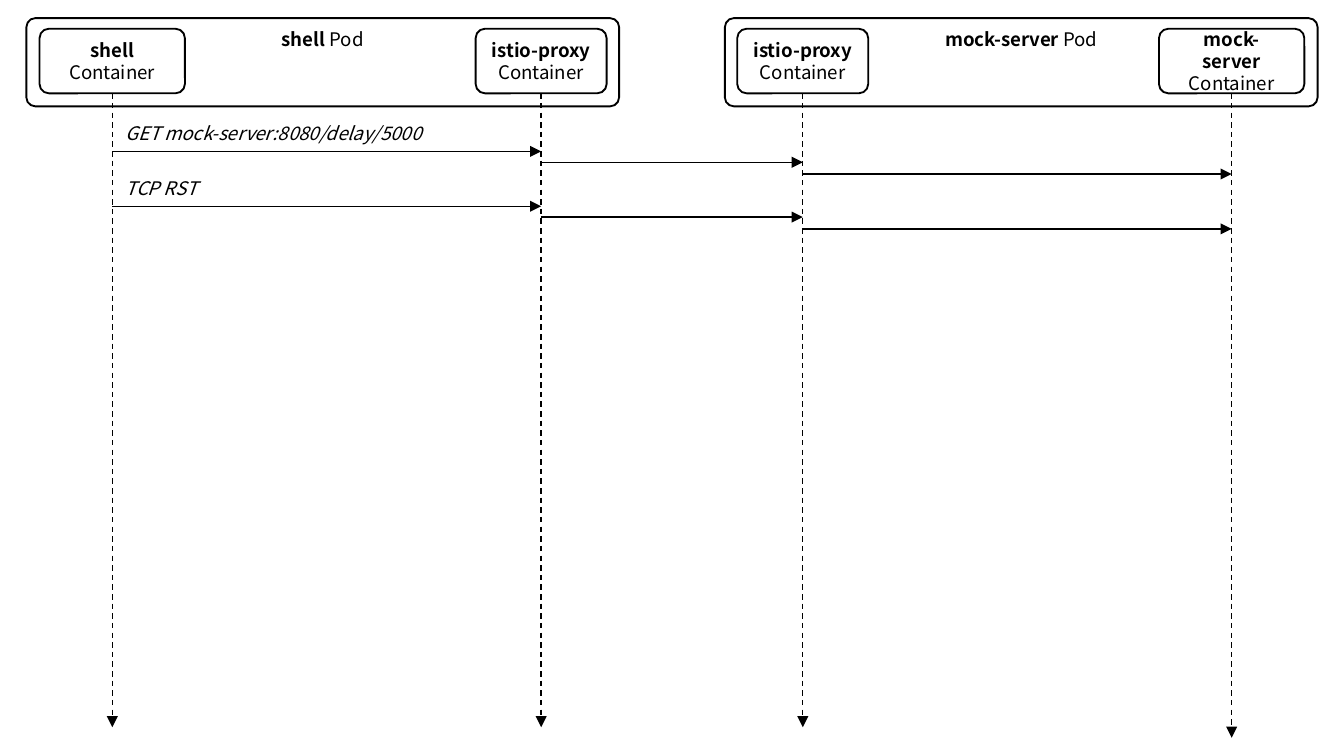
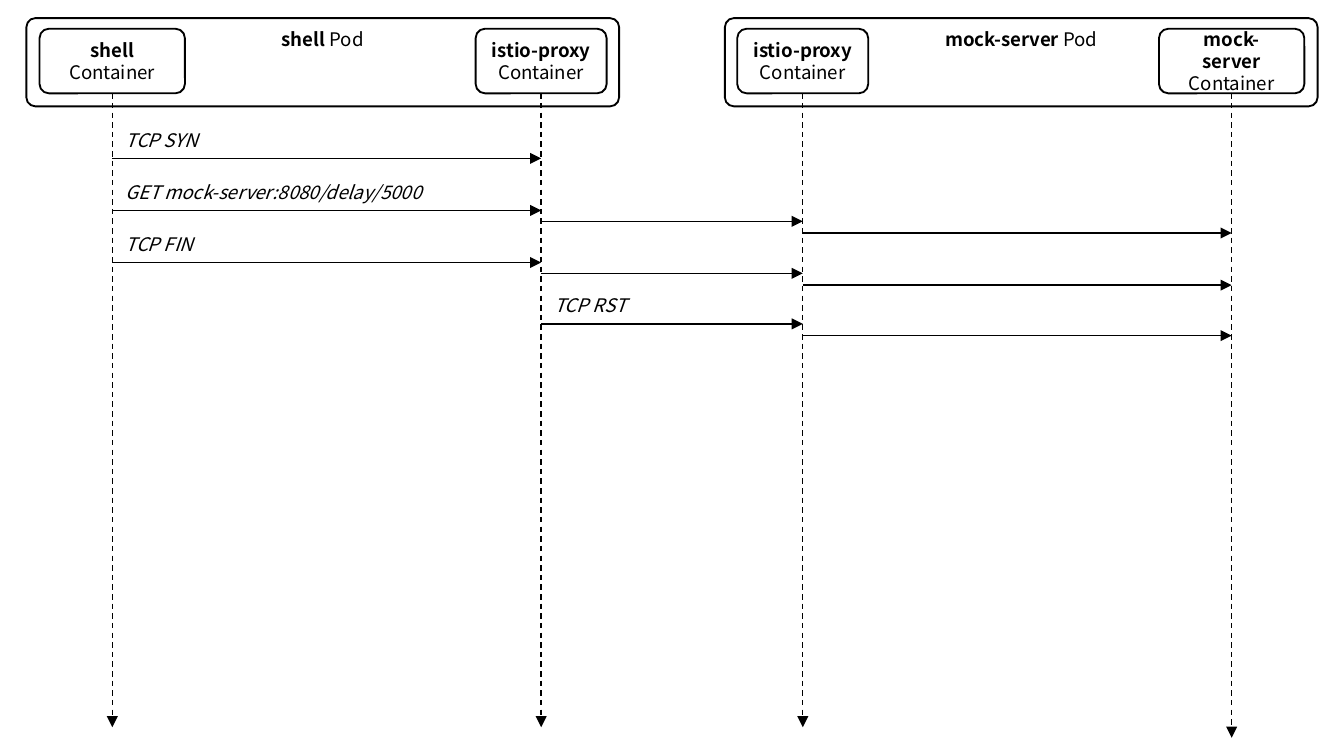
Before and after one commit to ssup2/blog-software, a slide deck: slide 5 of content/docs/theory-analysis/istio-sidecar-proxy-access-log/images/images.pptx (slide 4 before the commit). Drawn at 1344x756 pixels with LibreOffice and Linux fonts; fonts in the diff are those of the drawing. Boxes give left, top, right and bottom in pixels: in the first picture for what was removed or moved away, otherwise in the second. Text is boxed around its words. In the diff, an @@ line names an element or a change of style, - is before the commit and + after.

```diff
--- a/content/docs/theory-analysis/istio-sidecar-proxy-access-log/images/images.pptx
+++ b/content/docs/theory-analysis/istio-sidecar-proxy-access-log/images/images.pptx
@@ text added at [125, 133, 198, 148], 10 pt, text #000000, italic @@
+TCP SYN
@@ arrow moved from (113, 206) - (542, 206) to (113, 159) - (542, 159) @@
@@ text at [125, 237, 193, 252]: text changed @@
-TCP RST
+TCP FIN
@@ 3 arrows, 1 text: place and size @@
-3 arrows, 1 text at [113, 125, 1231, 173]
+3 arrows, 1 text at [113, 184, 1231, 233]
@@ arrow added from (113, 262) to (542, 262), #000000 0.75 pt @@
@@ arrow moved from (542, 218) - (802, 218) to (542, 273) - (802, 273) @@
@@ text added at [554, 298, 626, 313], 10 pt, text #000000, italic @@
+TCP RST
@@ arrow moved from (802, 228) - (1231, 228) to (802, 285) - (1231, 285) @@
@@ arrow added from (542, 324) to (802, 324), #000000 0.75 pt @@
@@ arrow added from (802, 336) to (1231, 336), #000000 0.75 pt @@
```
Also in this commit, not shown: 4 other slides changed, 2 slides added, 6 other files.
